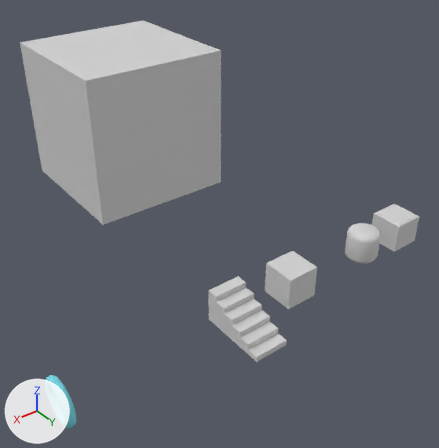
A saved change to the Blender file android/assets/model/inside_level14_one_mask.blend.
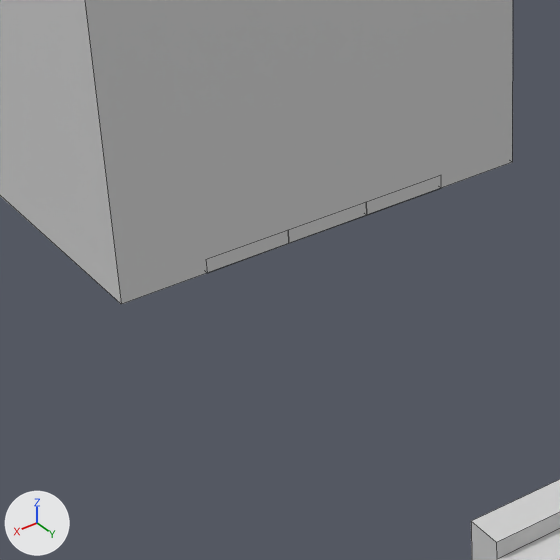
Old and new are each drawn whole from a 50 mm camera at (19.8, 37.4, 22.0) aimed at (0.4, 11.9, 1.8) and again close up on the part from 15% to 54% of the width and 30% to 67% of the height. Arrows for +X, +Y and +Z are at lower left; the lights stay in place. The close-ups show mesh edges as thin lines.

Names of what the first close-up shows: 'skybox', 'stair'.
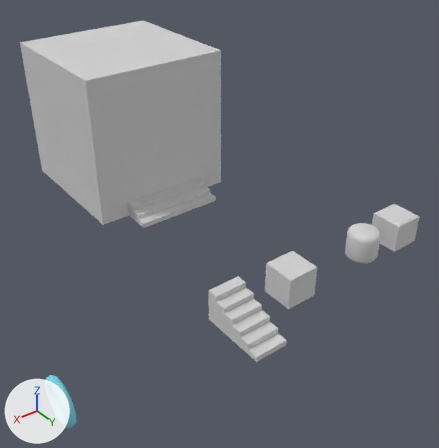
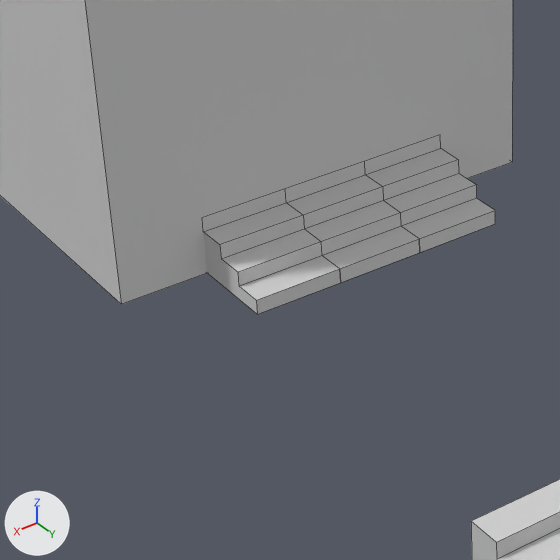
Boxes (x1, y1, x2, y2) around the edits, measured in the close-ups (560 x 560 px):
'stair.001', moved (not visible before)
    after: (203, 203, 341, 314)
'stair.002', moved (not visible before)
    after: (286, 175, 420, 282)
'stair.003', moved (not visible before)
    after: (366, 148, 495, 252)

The change, as a list of edits to the scene's bpy script:
```text
Change ob_stair_003:
    ob_stair_003.location: (-2.0, 3.0, 1.0) -> (-2.0, 5.0, 1.0)
Change ob_stair_002:
    ob_stair_002.location: (0.0, 3.0, 1.0) -> (0.0, 5.0, 1.0)
Change ob_stair_001:
    ob_stair_001.location: (2.0, 3.0, 1.0) -> (2.0, 5.0, 1.0)
```
